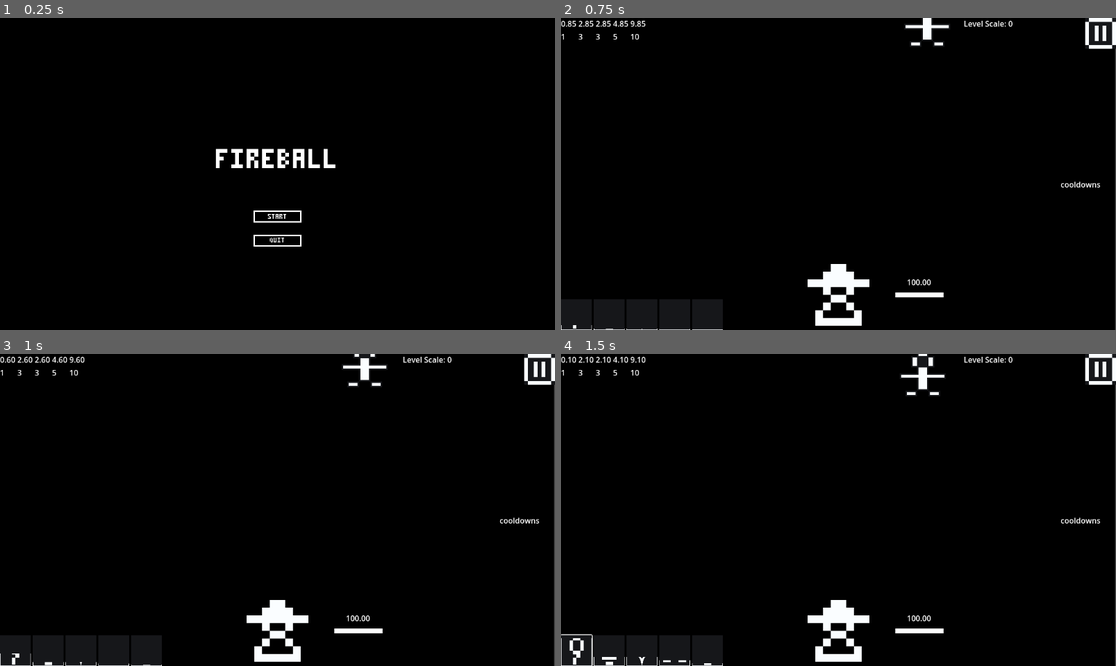
Above: before the commit, frames 1-4 (two rows, left to right).
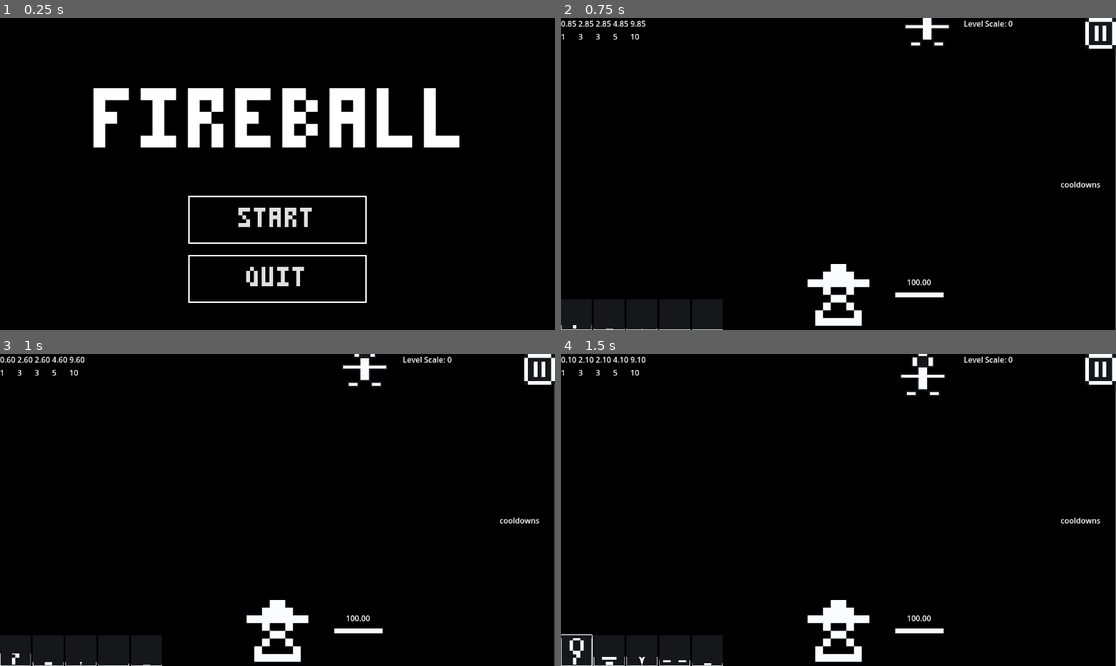
Above: after the commit, the same moments.

Repository: ThomasApplewhite/FIREBALL-Prototype
Game: Godot game, scene res://Source/GameScenes/MainMenu.tscn
Same seed, same stepped clock (60 frames per second), same inputs: the game is played once before the commit and once after it.
Inputs (mouse positions are in pixels of both pictures, inside the frame that each line leads up to):
- Up to frame 1 (0.25 s): no input
- Up to frame 2 (0.75 s): click "[center]START[/center]" (after the commit: "START") at 0.5 s
- Up to frame 3 (1 s): no input
- Up to frame 4 (1.5 s): click (577, 650) at 1.27 s

The runs differ from the first frame. In frame 1, 8.9% of the frame differs, in the area x 16-83%, y 22-92%; in frame 2, nothing differs; in frame 3, nothing differs; in frame 4, nothing differs.

Commit message:
Resizing of Menu UI to fit mobile

Diff:
--- a/Source/GameScenes/MainMenu.tscn
+++ b/Source/GameScenes/MainMenu.tscn
@@ -27,39 +27,42 @@
 
 [node name="RichTextLabel" type="RichTextLabel" parent="."]
 layout_mode = 1
-anchors_preset = 8
-anchor_left = 0.5
-anchor_top = 0.5
-anchor_right = 0.5
-anchor_bottom = 0.5
-offset_left = -189.0
-offset_top = -52.0
-offset_right = 189.0
-offset_bottom = 52.0
+anchors_preset = -1
+anchor_left = 0.153
+anchor_top = 0.164
+anchor_right = 0.847
+anchor_bottom = 0.534
+offset_left = 9.74399
+offset_top = 39.728
+offset_right = 10.256
+offset_bottom = -50.032
 grow_horizontal = 2
 grow_vertical = 2
 theme = ExtResource("1_ck02q")
-theme_override_font_sizes/normal_font_size = 64
+theme_override_font_sizes/normal_font_size = 196
 bbcode_enabled = true
 text = "[center]FIREBALL[/center]"
 
 [node name="StartButton" type="Button" parent="."]
 layout_mode = 1
-anchors_preset = 8
-anchor_left = 0.5
-anchor_top = 0.5
-anchor_right = 0.5
-anchor_bottom = 0.5
-offset_left = -50.0
-offset_top = 76.0
-offset_right = 50.0
-offset_bottom = 101.0
+anchors_preset = -1
+anchor_left = 0.339
+anchor_top = 0.569
+anchor_right = 0.661
+anchor_bottom = 0.724
+offset_left = 0.471985
+offset_top = 0.287994
+offset_right = -0.472046
+offset_bottom = -0.152039
 grow_horizontal = 2
 grow_vertical = 2
 theme = ExtResource("1_ck02q")
+theme_override_font_sizes/font_size = 64
 theme_override_styles/normal = ExtResource("4_tcxhl")
+text = "START"
 
 [node name="RichTextLabel" type="RichTextLabel" parent="StartButton"]
+visible = false
 custom_minimum_size = Vector2(50, 12)
 layout_mode = 1
 anchors_preset = 8
@@ -85,12 +88,20 @@
 grow_vertical = 2
 
 [node name="QuitButton" type="Button" parent="."]
-layout_mode = 0
-offset_left = 526.0
-offset_top = 450.0
-offset_right = 626.0
-offset_bottom = 475.0
+layout_mode = 1
+anchors_preset = -1
+anchor_left = 0.339
+anchor_top = 0.759
+anchor_right = 0.661
+anchor_bottom = 0.914
+offset_left = 0.471985
+offset_top = 0.167969
+offset_right = -0.472046
+offset_bottom = -0.272034
+grow_horizontal = 2
+grow_vertical = 2
 theme = ExtResource("1_ck02q")
+theme_override_font_sizes/font_size = 64
 theme_override_styles/normal = ExtResource("4_tcxhl")
 text = "QUIT"
 
--- a/project.godot
+++ b/project.godot
@@ -21,6 +21,7 @@
 
 [display]
 
+window/size/mode=3
 window/size/resizable=false
 
 [filesystem]
Not shown, changed: Docs/Home/DevelopmentDocs/FunctionalPlayabilityPolish.txt
Not shown, changed: Docs/Home/FunctionalityDocs/TestingOnAndroid.txt
